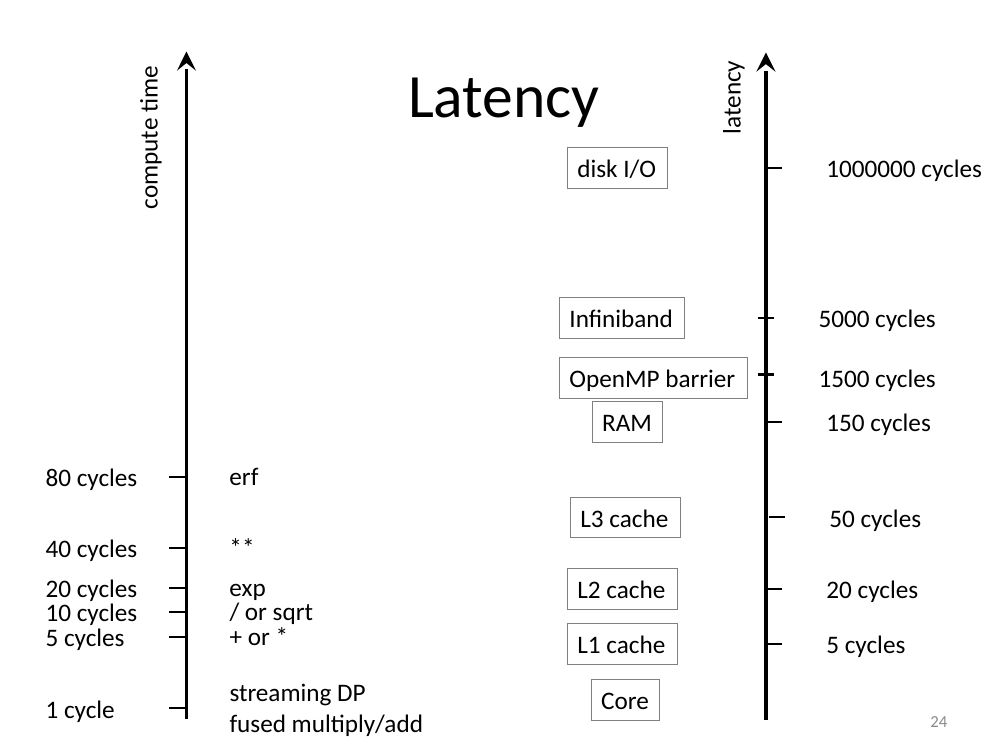
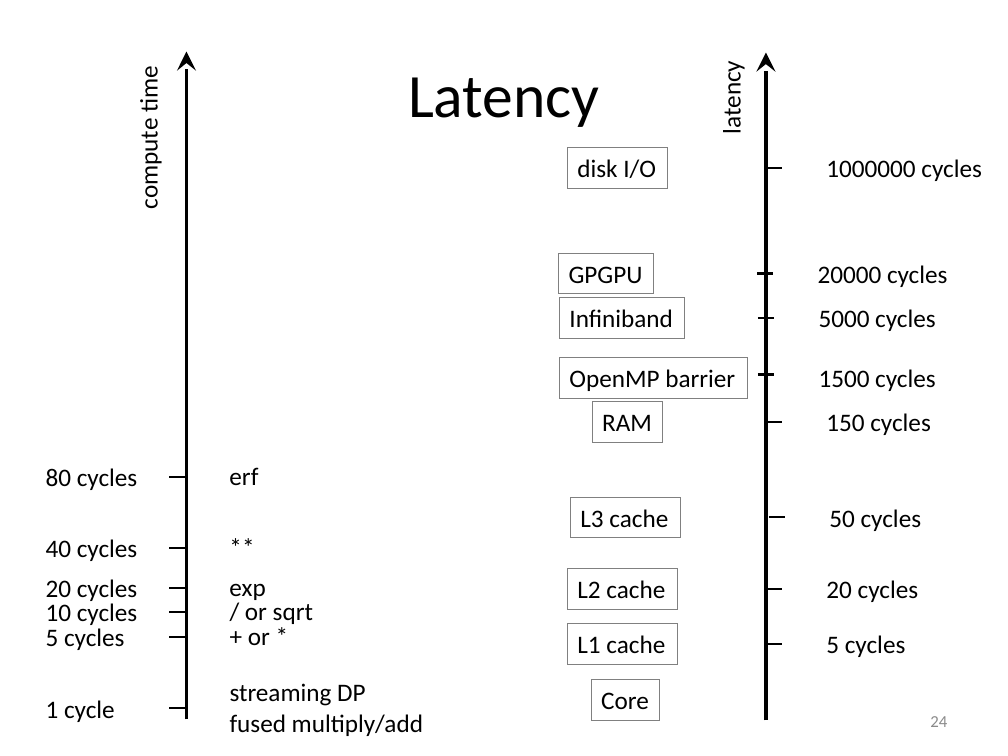
Before and after one commit to gjbex/training-material, a slide deck: slide 24 of Optimization/hpc_efficiency.pptx. Drawn at 1008x756 pixels with LibreOffice and Linux fonts; fonts in the diff are those of the drawing. Boxes give left, top, right and bottom in pixels: in the first picture for what was removed or moved away, otherwise in the second. Text is boxed around its words. In the diff, an @@ line names an element or a change of style, - is before the commit and + after.

Commit message:
Added PCI-express (accelerator) latency

```diff
--- a/Optimization/hpc_efficiency.pptx
+++ b/Optimization/hpc_efficiency.pptx
@@ rectangle added at (x1=558, y1=253, x2=653, y2=293), outline #808080 0.75 pt, 18 pt, text #000000 @@
+GPGPU
@@ text added at (x1=818, y1=265, x2=948, y2=287), 18 pt, text #000000 @@
+20000 cycles
@@ line added from (757, 273) to (773, 273), #000000 1.5 pt @@
```
